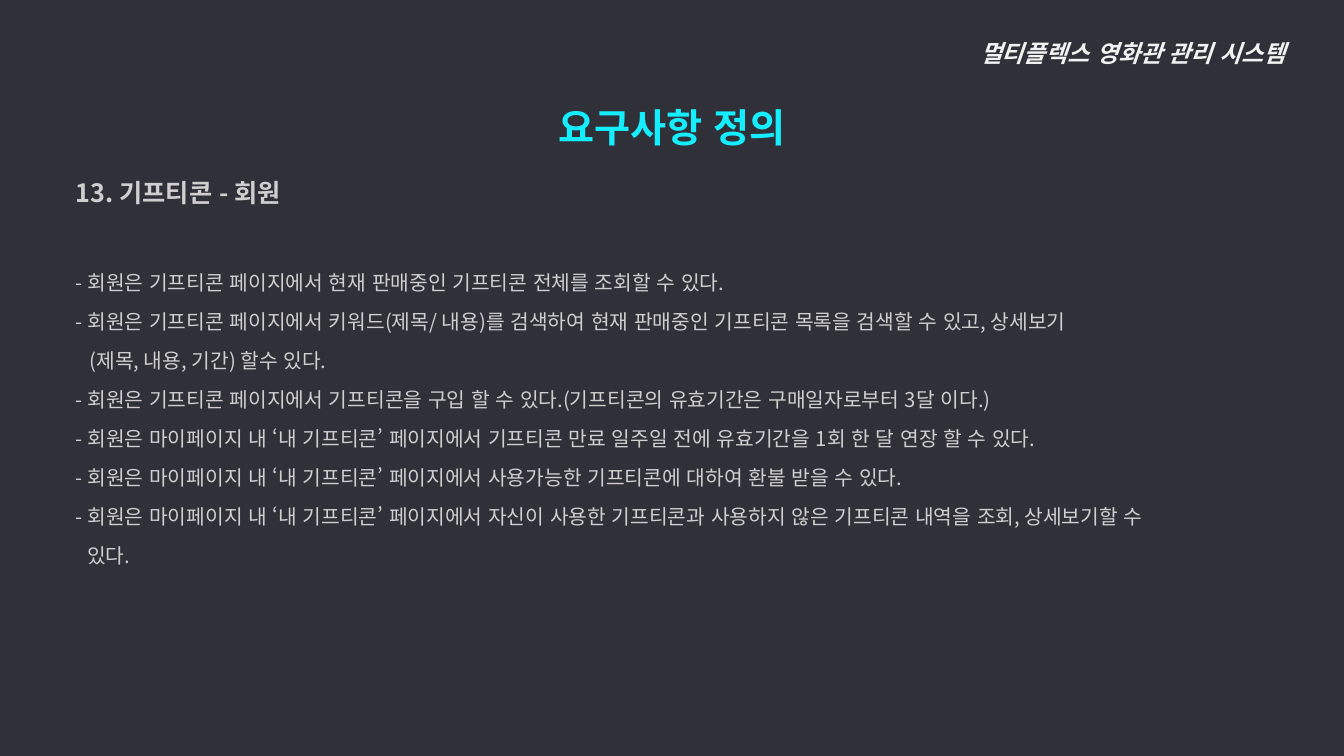
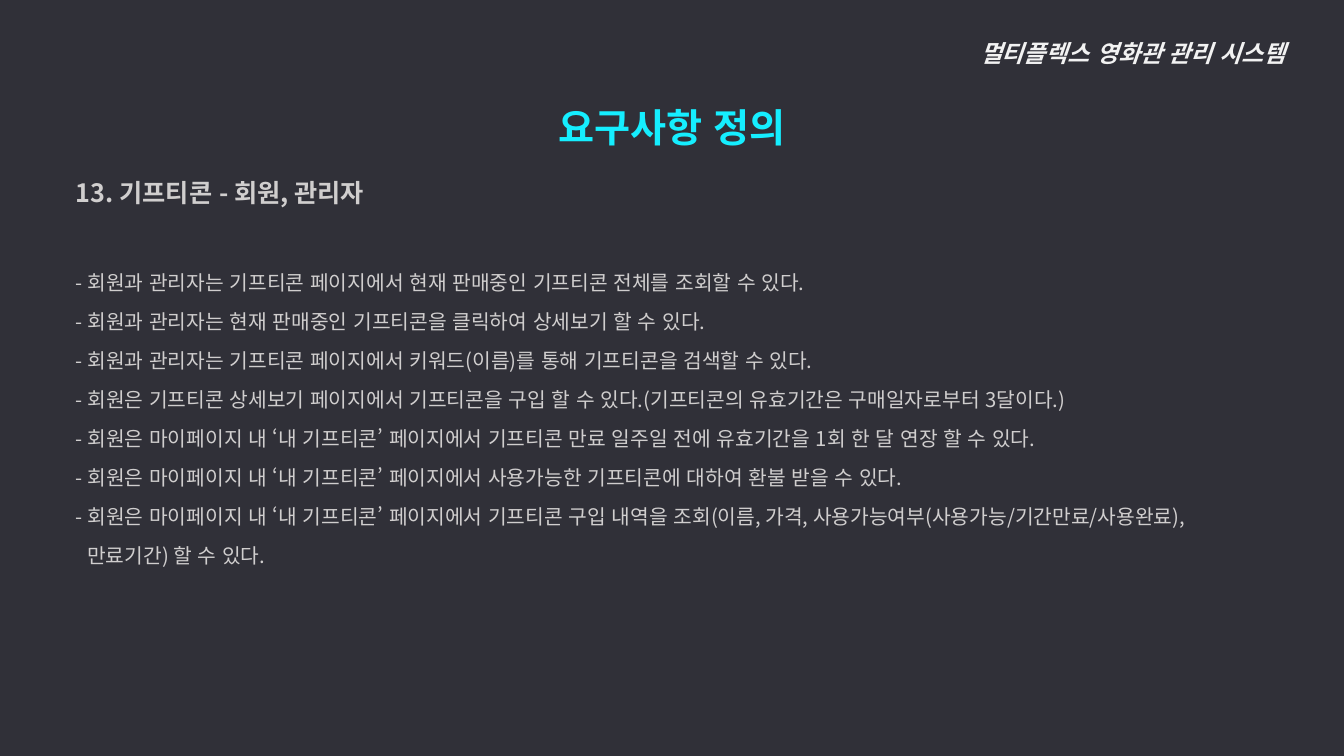
Before and after one commit to ywc-412/MultiplexTeamProject, a slide deck: slide 22 of 2조 시스템개요, 요구사항 정의.pptx (slide 21 before the commit). Drawn at 1344x756 pixels with LibreOffice and Linux fonts; fonts in the diff are those of the drawing. Boxes give left, top, right and bottom in pixels: in the first picture for what was removed or moved away, otherwise in the second. Text is boxed around its words. In the diff, an @@ line names an element or a change of style, - is before the commit and + after.

```diff
--- a/2조 시스템개요, 요구사항 정의.pptx
+++ b/2조 시스템개요, 요구사항 정의.pptx
@@ text at (76, 181, 1065, 411): text changed @@
-  13. 기프티콘 - 회원
-  - 회원은 기프티콘 페이지에서 현재 판매중인 기프티콘 전체를 조회할 수 있다.
-  - 회원은 기프티콘 페이지에서 키워드(제목/ 내용)를 검색하여 현재 판매중인 기프티콘 목록을 검색할 수 있고, 상세보기
-  (제목, 내용, 기간) 할수 있다.
-  - 회원은 기프티콘 페이지에서 기프티콘을 구입 할 수 있다.(기프티콘의 유효기간은 구매일자로부터 3달 이다.)
+  13. 기프티콘 - 회원, 관리자
+  - 회원과 관리자는 기프티콘 페이지에서 현재 판매중인 기프티콘 전체를 조회할 수 있다.
+  - 회원과 관리자는 현재 판매중인 기프티콘을 클릭하여 상세보기 할 수 있다.
+  - 회원과 관리자는 기프티콘 페이지에서 키워드(이름)를 통해 기프티콘을 검색할 수 있다.
+  - 회원은 기프티콘 상세보기 페이지에서 기프티콘을 구입 할 수 있다.(기프티콘의 유효기간은 구매일자로부터 3달이다.)
@@ text at (87, 506, 1185, 567): text changed @@
-  - 회원은 마이페이지 내 ‘내 기프티콘’ 페이지에서 자신이 사용한 기프티콘과 사용하지 않은 기프티콘 내역을 조회, 상세보기할 수
-  있다.
+  - 회원은 마이페이지 내 ‘내 기프티콘’ 페이지에서 기프티콘 구입 내역을 조회(이름, 가격, 사용가능여부(사용가능/기간만료/사용완료),
+  만료기간) 할 수 있다.
```
Also in this commit, not shown: 13 other slides changed, 2 slides added.
